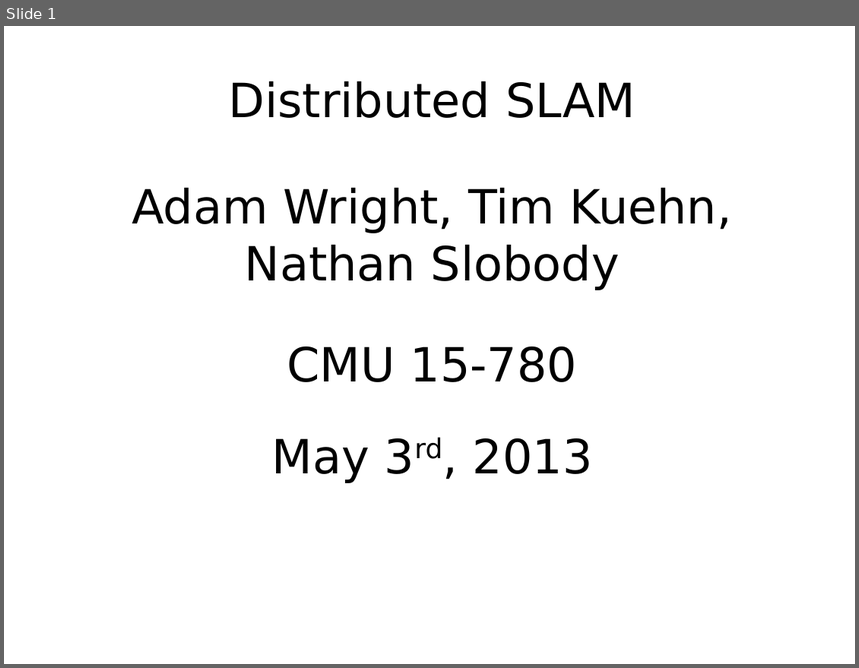
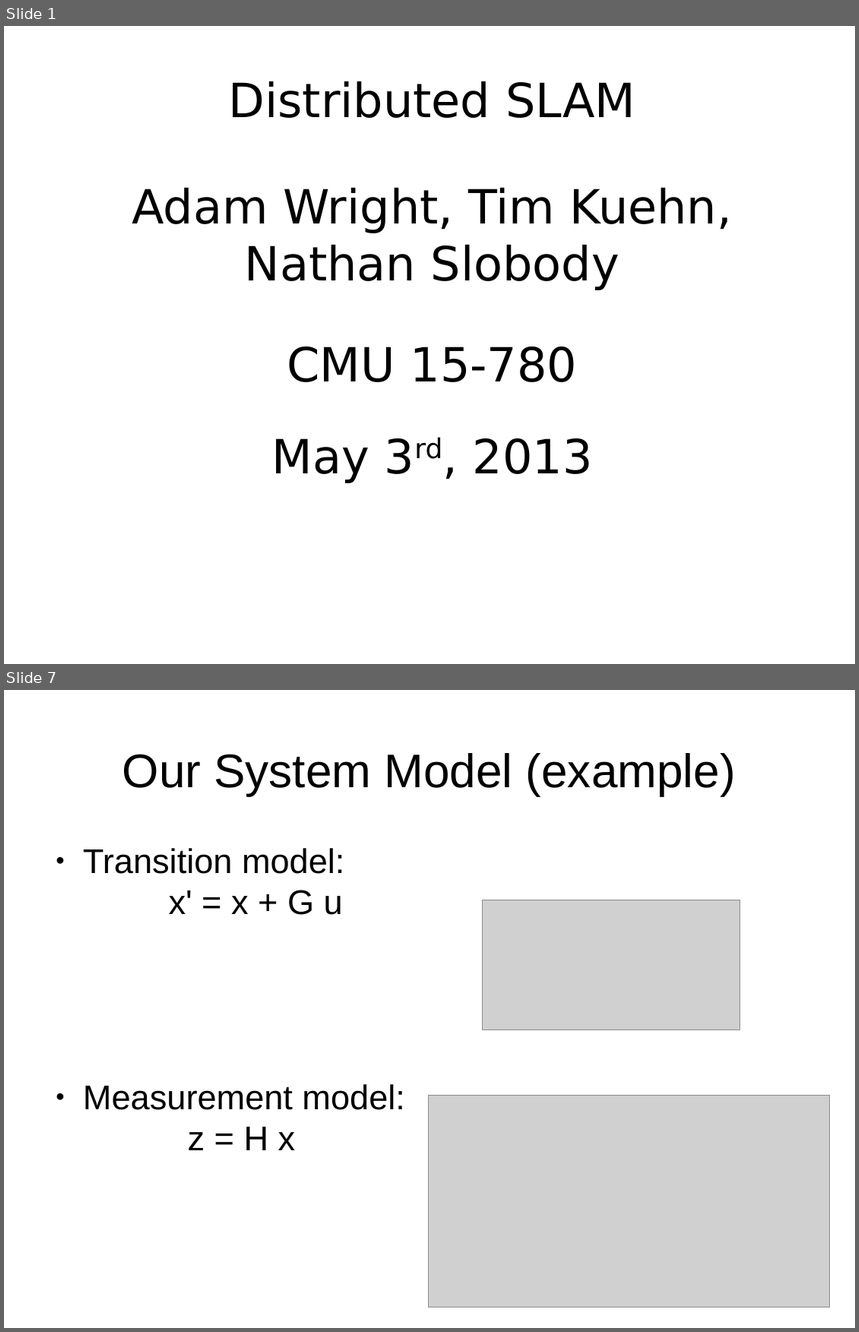
Before and after one commit to shaladdle/distslam, a slide deck: writeup/poster.odp. Shown one above the other, each under a label of ours: slide 1 before the commit, slides 1 and 7 after it; the slides between them are not shown. The pictures are 859x668 and 859x1332 pixels, drawn with LibreOffice and Linux fonts; fonts in the diff are those of the drawing; grey boxes stand for pictures. Boxes give left, top, right and bottom in pixels: in the first picture for what was removed or moved away, otherwise in the second. Text is boxed around its words. In the diff, an @@ line names an element or a change of style, - is before the commit and + after.

```diff
--- a/writeup/poster.odp
+++ b/writeup/poster.odp
@@ slide 7 added at (4, 690, 855, 1328), background #FFFFFF @@
@@ title added at (123, 753, 736, 796), 44 pt, text #000000 @@
+Our System Model (example)
@@ text added at (83, 848, 405, 1151), 32 pt, text #000000 @@
+● Transition model:
+  x' = x + G u
+● Measurement model:
+  z = H x
@@ picture added at (483, 900, 740, 1030) @@
@@ picture added at (429, 1096, 830, 1308) @@
```
Also in this commit, not shown: 5 slides changed, 4 other slides added, 2 slides removed, 2 other files.
